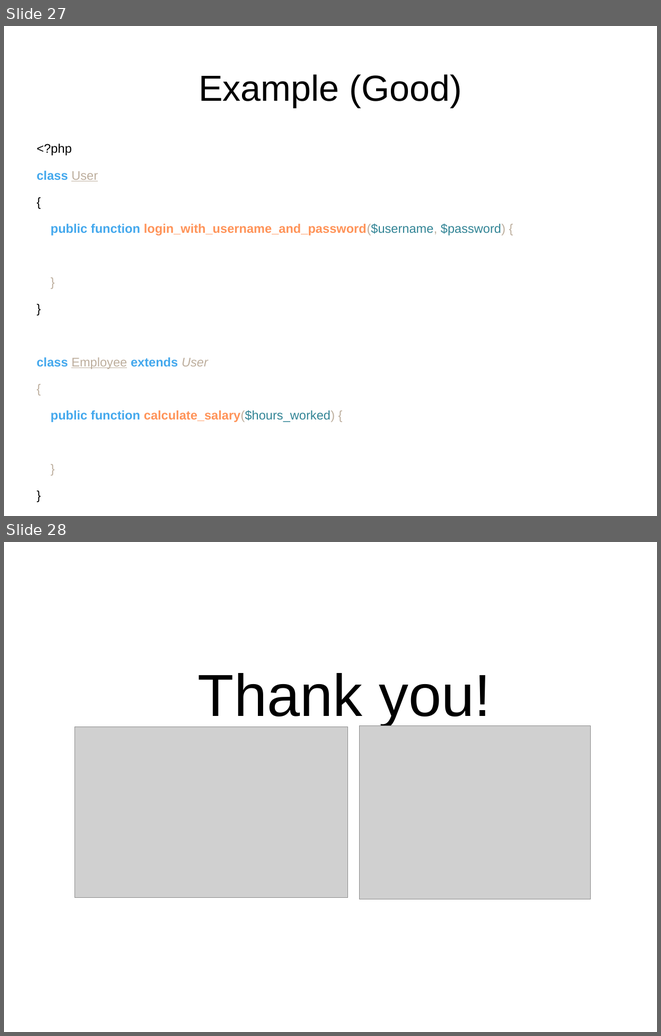
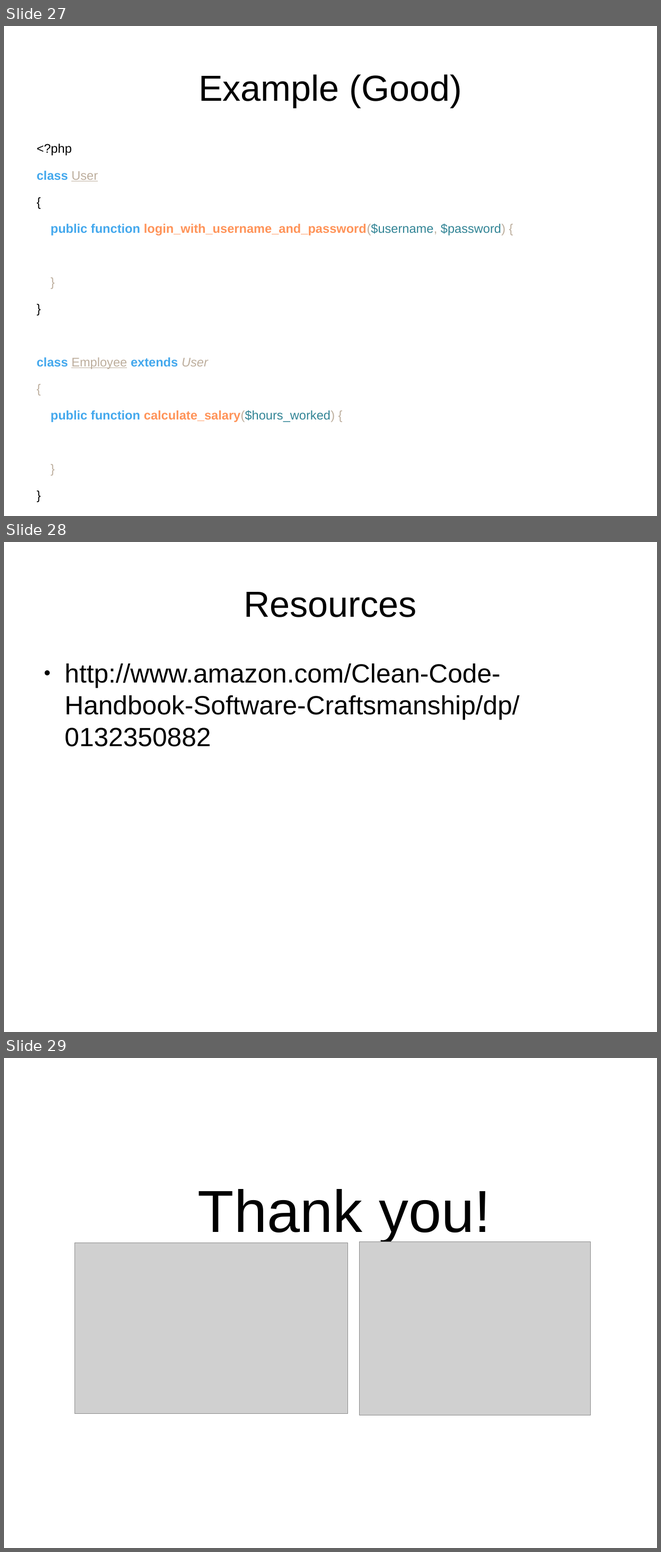
Before and after one commit to ablagoev/nbu-course-citb608, a slide deck: Lectures/Lecture05.odp. Shown one above the other, each under a label of ours: slides 27 and 28 before the commit, slides 27, 28 and 29 after it. The pictures are 661x1036 and 661x1552 pixels, drawn with LibreOffice and Linux fonts; fonts in the diff are those of the drawing; grey boxes stand for pictures. Boxes give left, top, right and bottom in pixels: in the first picture for what was removed or moved away, otherwise in the second. Text is boxed around its words. In the diff, an @@ line names an element or a change of style, - is before the commit and + after.

```diff
--- a/Lectures/Lecture05.odp
+++ b/Lectures/Lecture05.odp
@@ slide 28 added at bbox=[4, 542, 657, 1032], background #FFFFFF @@
@@ title added at bbox=[244, 592, 417, 617], 44 pt, text #000000 @@
+Resources
@@ text added at bbox=[64, 663, 519, 747], 32 pt, text #000000 @@
+● http://www.amazon.com/Clean-Code-Handbook-Software-Craftsmanship/dp/0132350882
@@ what was slide 28 is now slide 29 @@
```
Also in this commit, not shown: 10 other files.
